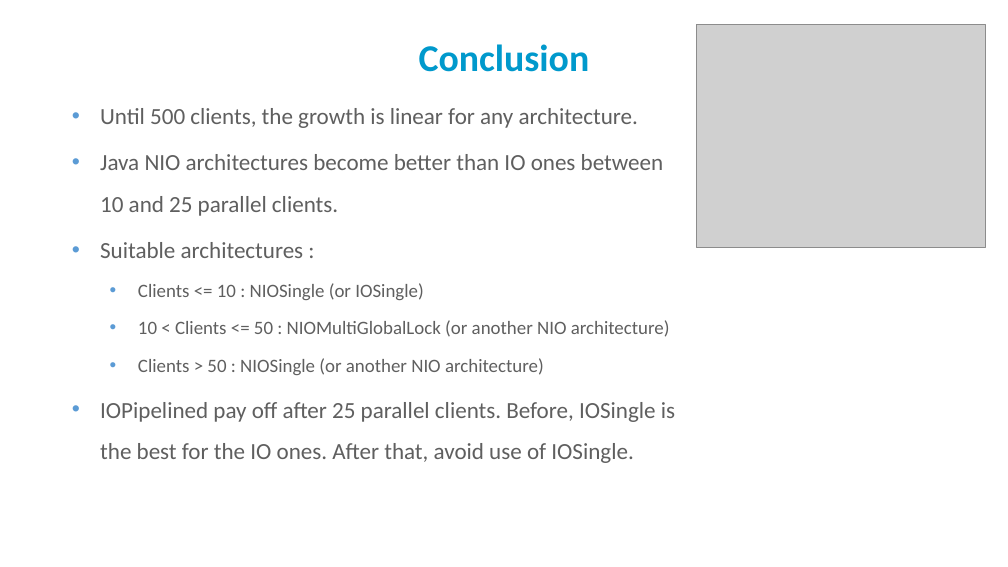
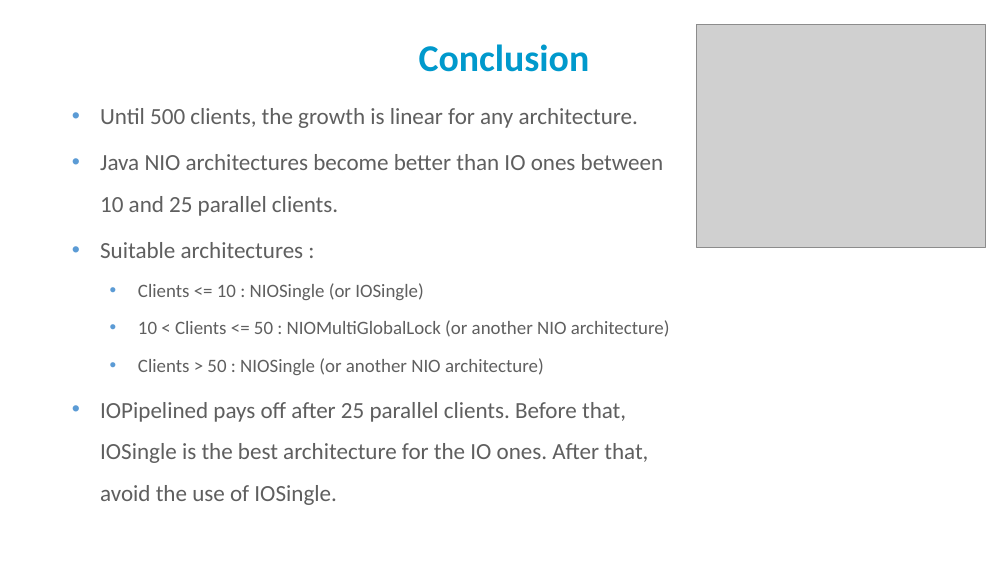
Before and after one commit to PatrickAndrade/top2developers, a slide deck: slide 20 of Perf Eval - Final presentation.pptx. Drawn at 1008x567 pixels with LibreOffice and Linux fonts; fonts in the diff are those of the drawing; grey boxes stand for pictures; background and template pictures are left out. Boxes give left, top, right and bottom in pixels: in the first picture for what was removed or moved away, otherwise in the second. Text is boxed around its words. In the diff, an @@ line names an element or a change of style, - is before the commit and + after.

```diff
--- a/Perf Eval - Final presentation.pptx
+++ b/Perf Eval - Final presentation.pptx
@@ text at (x1=100, y1=402, x2=648, y2=505): text changed @@
-• IOPipelined pay off after 25 parallel clients. Before, IOSingle is the best for the IO ones. After that, avoid use of IOSingle.
+• IOPipelined pays off after 25 parallel clients. Before that, IOSingle is the best architecture for the IO ones. After that, avoid the use of IOSingle.
```
Also in this commit, not shown: 3 other slides changed.
